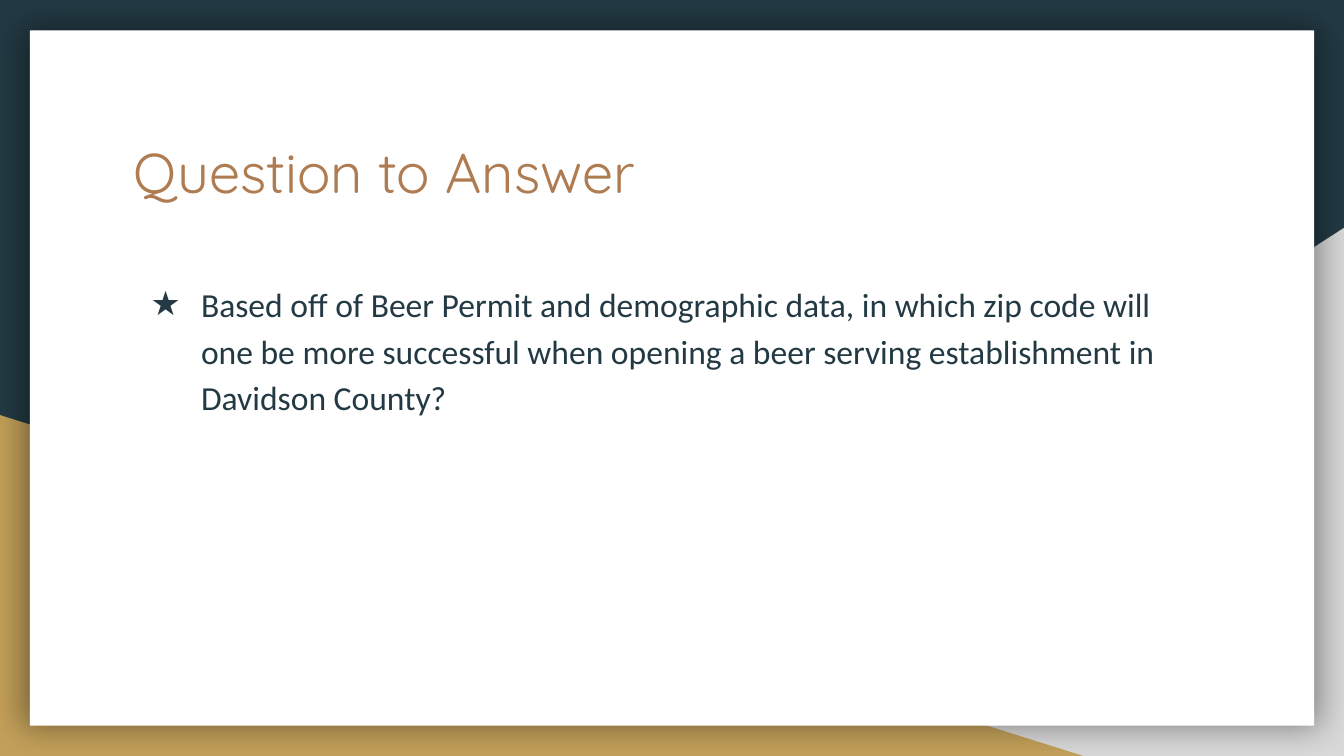
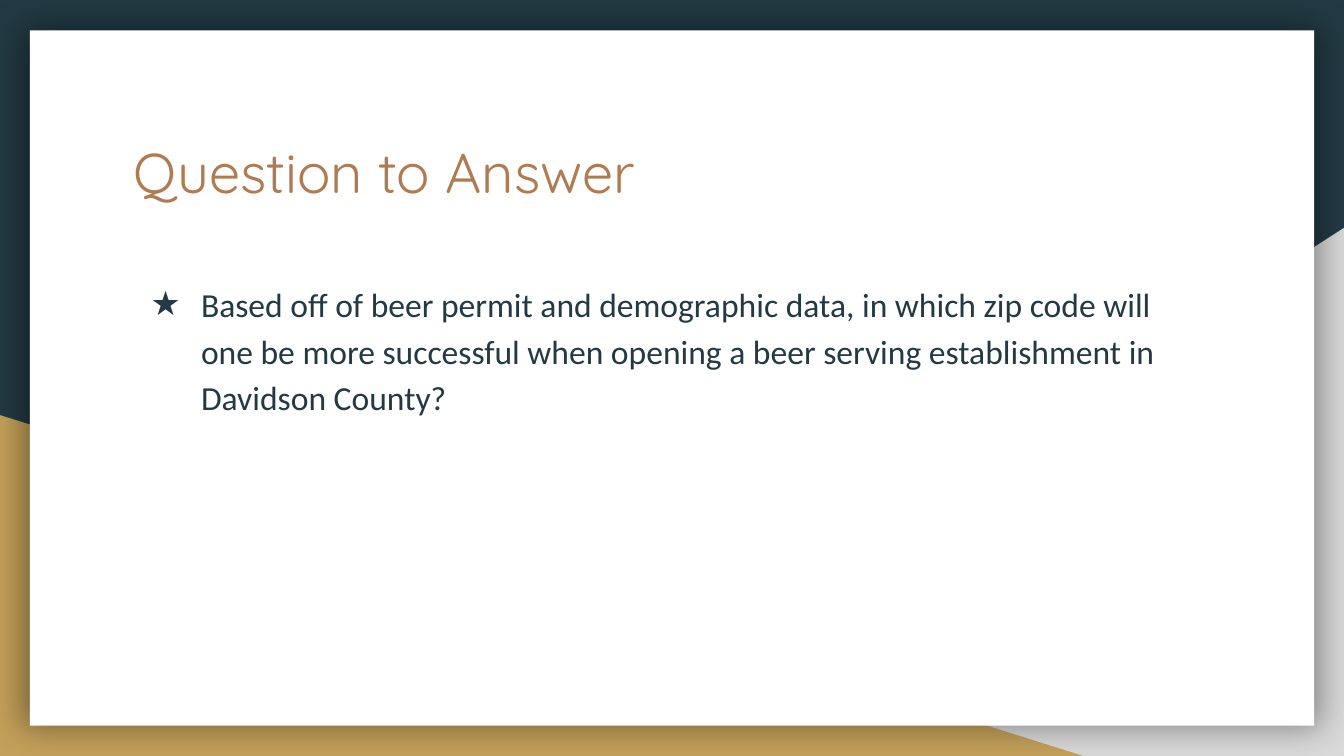
Before and after one commit to HannaKim4673/Beer_Restaurant_Success, a slide deck: slide 8 of Beer Restaurant Success.pptx. Drawn at 1344x756 pixels with LibreOffice and Linux fonts; fonts in the diff are those of the drawing; background and template pictures are left out. Boxes give left, top, right and bottom in pixels: in the first picture for what was removed or moved away, otherwise in the second. Text is boxed around its words. In the diff, an @@ line names an element or a change of style, - is before the commit and + after.

```diff
--- a/Beer Restaurant Success.pptx
+++ b/Beer Restaurant Success.pptx
@@ text at [201, 293, 1154, 416]: text changed @@
-★ Based off of Beer Permit and demographic data, in which zip code will one be more successful when opening a beer serving establishment in Davidson County?
+★ Based off of beer permit and demographic data, in which zip code will one be more successful when opening a beer serving establishment in Davidson County?
```
Also in this commit, not shown: 6 other slides changed, 3 slides added.
